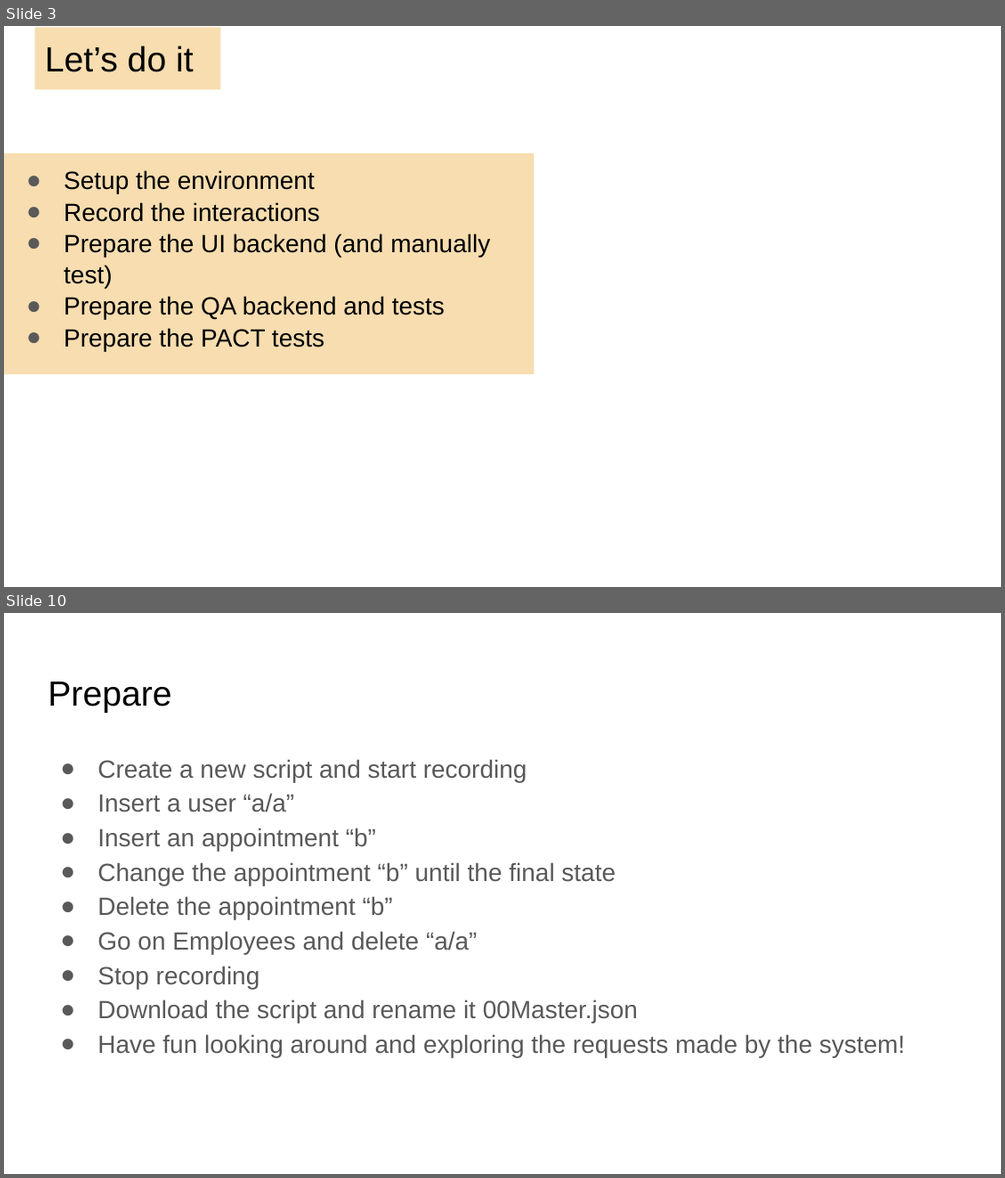
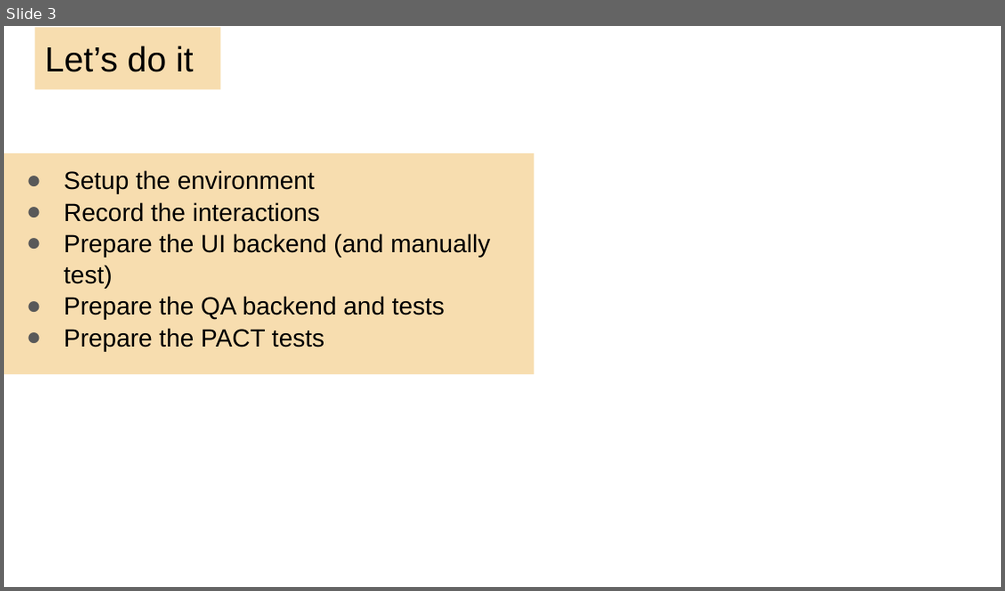
Before and after one commit to kendarorg/HttpAnsweringMachine, a slide deck: docs/HAM.EP.pptx. Shown one above the other, each under a label of ours: slides 3 and 10 before the commit, slide 3 after it; the slides between them are not shown. The pictures are 1005x1178 and 1005x591 pixels, drawn with LibreOffice and Linux fonts; fonts in the diff are those of the drawing; background and template pictures are left out. Boxes give left, top, right and bottom in pixels: in the first picture for what was removed or moved away, otherwise in the second. Text is boxed around its words. In the diff, an @@ line names an element or a change of style, - is before the commit and + after.

```diff
--- a/docs/HAM.EP.pptx
+++ b/docs/HAM.EP.pptx
@@ slide 10 removed at bbox=[4, 613, 1001, 1174], background #FFFFFF @@
@@ title removed at bbox=[48, 682, 171, 713] @@
-Prepare
@@ text removed at bbox=[97, 759, 905, 1057] @@
-● Create a new script and start recording
-● Insert a user “a/a”
-● Insert an appointment “b”
-● Change the appointment “b” until the final state
-● Delete the appointment “b”
-● Go on Employees and delete “a/a”
-● Stop recording
-● Download the script and rename it 00Master.json
-● Have fun looking around and exploring the requests made by the system!
```
Also in this commit, not shown: 3 slides changed, 1 slide added, 12 other slides removed, 1 other file.
